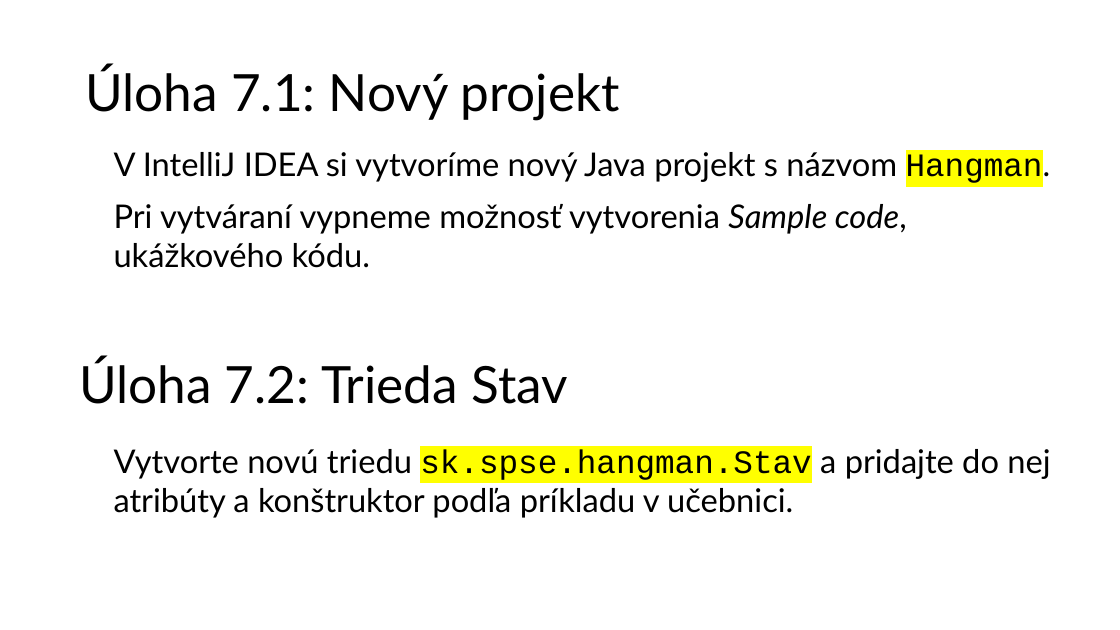
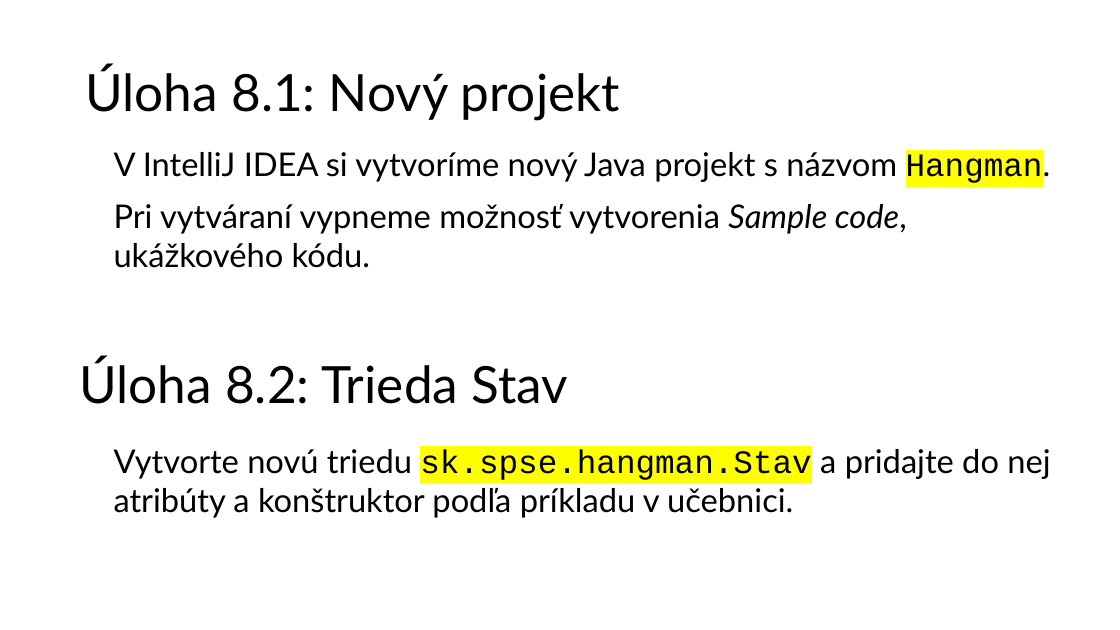
Before and after one commit to wagjo/oop, a slide deck: slide 5 of prezentacie/c08w.pptx. Drawn at 1120x630 pixels with LibreOffice and Linux fonts; fonts in the diff are those of the drawing. Boxes give left, top, right and bottom in pixels: in the first picture for what was removed or moved away, otherwise in the second. Text is boxed around its words. In the diff, an @@ line names an element or a change of style, - is before the commit and + after.

```diff
--- a/prezentacie/c08w.pptx
+++ b/prezentacie/c08w.pptx
@@ title at <box>85,66,620,120</box>: text changed @@
-Úloha 7.1: Nový projekt
+Úloha 8.1: Nový projekt
@@ text at <box>79,359,569,404</box>: text changed @@
-Úloha 7.2: Trieda Stav
+Úloha 8.2: Trieda Stav
```
Also in this commit, not shown: 7 other slides changed, 8 other files.
